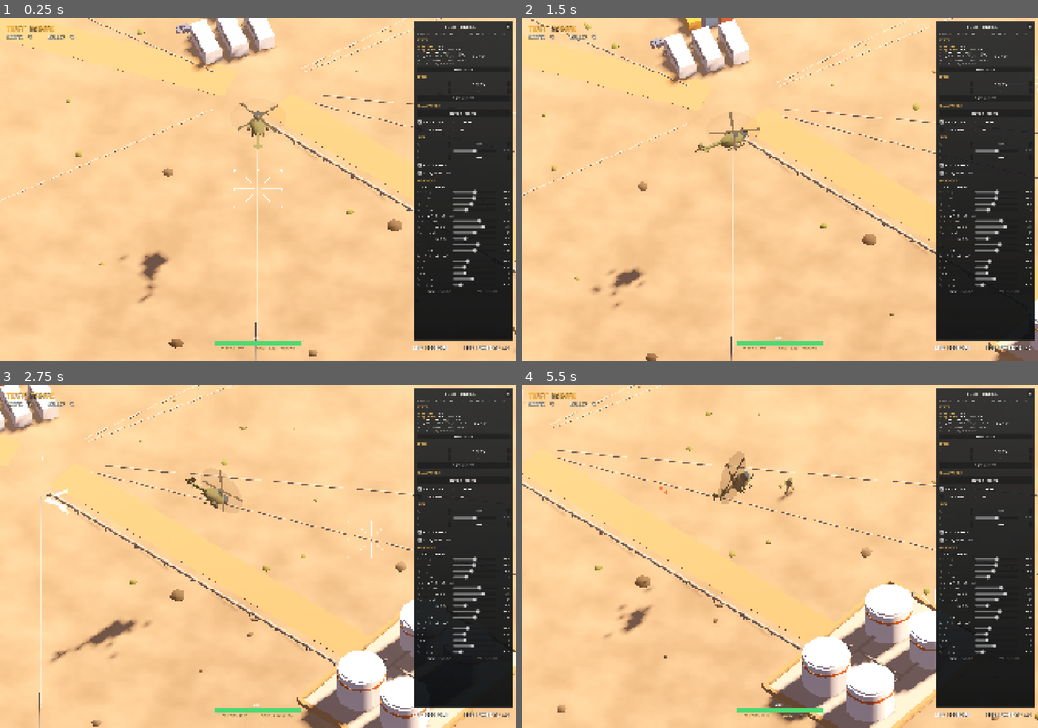
Above: before the commit, frames 1-4 (two rows, left to right).
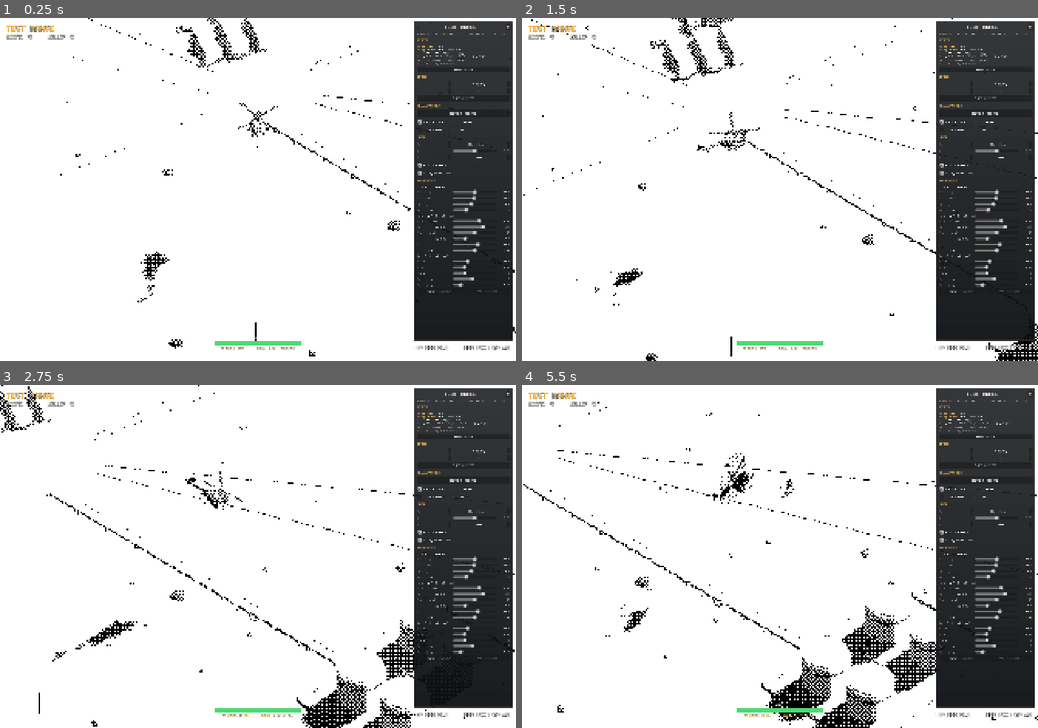
Above: after the commit, the same moments.

Repository: chronicallydev/CAS
Game: Godot game, scene res://features/test_range/test_range.tscn
Two runs of this game, one before a commit and one after it. Both use one fixed random seed, a clock stepped at 60 frames per second and the inputs below.
Inputs (mouse positions are in pixels of both pictures, inside the frame that each line leads up to):
- Up to frame 1 (0.25 s): no input
- Up to frame 2 (1.5 s): click "<" at 0.5 s; click ">" at 1.25 s
- Up to frame 3 (2.75 s): tap Enter at 2 s; move the mouse to (371, 539) at 2.02 s; hold D from 2.03 s (still down); tap F at 2.1 s; click (371, 539) at 2.17 s; tap Space at 2.27 s
- Up to frame 4 (5.5 s): release D at 2.75 s; drag from (676, 573) to (754, 625) at 2.77 s; move the mouse to (831, 481) at 3.52 s; hold D 3.53-4.25 s; tap G at 3.6 s; drag from (754, 625) to (625, 505) at 4.27 s; move the mouse to (934, 607) at 5.02 s; hold A from 5.03 s (still down); tap F at 5.1 s; tap Space at 5.27 s

The runs differ from the first frame. In frame 1, 81% of the frame differs, in the area x 0-100%, y 0-100%; in frame 2, 81%; in frame 3, 80%; in frame 4, 79%.

Commit message:
Make black and white the default look
The game is designed as 1-bit from here on: Black & White moves to the
front of the palette list and is what PixelArt starts with. The other
palettes stay in the test range's LOOK section for comparison.

Diff:
--- a/shared/pixelart/pixel_art.gd
+++ b/shared/pixelart/pixel_art.gd
@@ -26,7 +26,7 @@
 @export var target_height: float = 240.0
 # Convert every StandardMaterial3D to toon shading as it appears.
 @export var toon_shading: bool = true
-# Index into RetroPalettes.LIST (0 = off).
+# Index into RetroPalettes.LIST (0 = black & white, the game's look).
 @export var palette: int = 0:
 	set(value):
 		palette = posmod(value, RetroPalettes.LIST.size())
--- a/shared/pixelart/retro_palettes.gd
+++ b/shared/pixelart/retro_palettes.gd
@@ -6,8 +6,13 @@
 # (mode 1) or the steps per channel (mode 2). "lightness" matches on
 # brightness only, for monochrome palettes (colours listed dark to light),
 # and "curve" darkens the image first so the bright sand isn't all white.
+#
+# The game is designed as 1-bit: Black & White comes first, as the default
+# (PixelArt.palette = 0). The rest are for comparison.
 
 const LIST := [
+	{"name": "Black & White", "mode": 1, "lightness": true, "curve": 1.4, "colors": [
+		"000000", "ffffff"]},
 	{"name": "Off", "mode": 0},
 	{"name": "Mega Drive 512", "mode": 2, "levels": 8},
 	{"name": "Endesga 32", "mode": 1, "colors": [
@@ -21,8 +26,6 @@
 	{"name": "Game Boy", "mode": 1, "lightness": true, "curve": 1.3, "colors": [
 		"0f380f", "306230", "8bac0f", "9bbc0f"]},
 	{"name": "Master System 64", "mode": 2, "levels": 4},
-	{"name": "Black & White", "mode": 1, "lightness": true, "curve": 1.4, "colors": [
-		"000000", "ffffff"]},
 	{"name": "Grey 4", "mode": 1, "lightness": true, "curve": 1.5, "colors": [
 		"000000", "555555", "aaaaaa", "ffffff"]},
 ]
